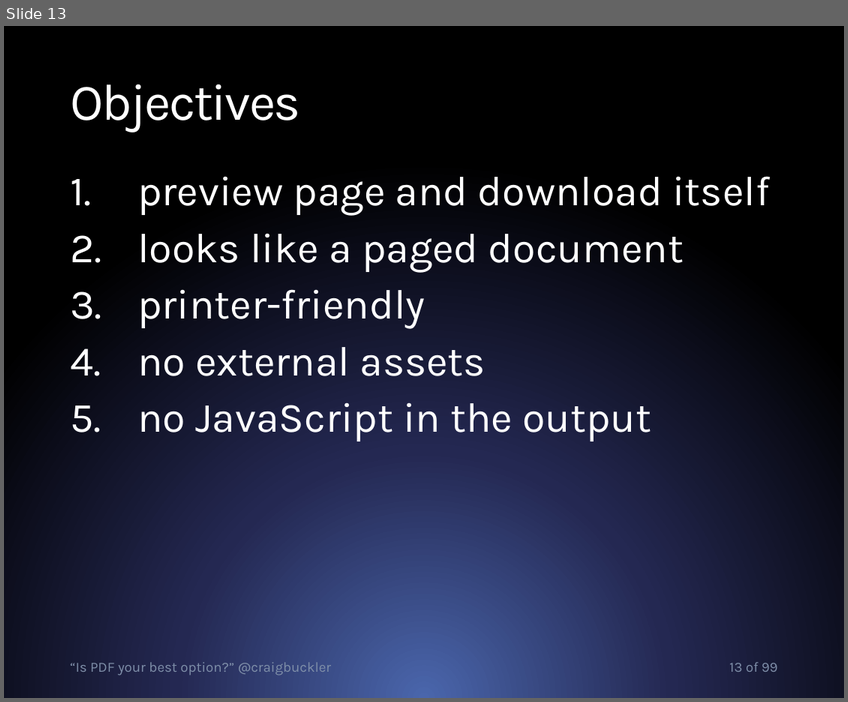
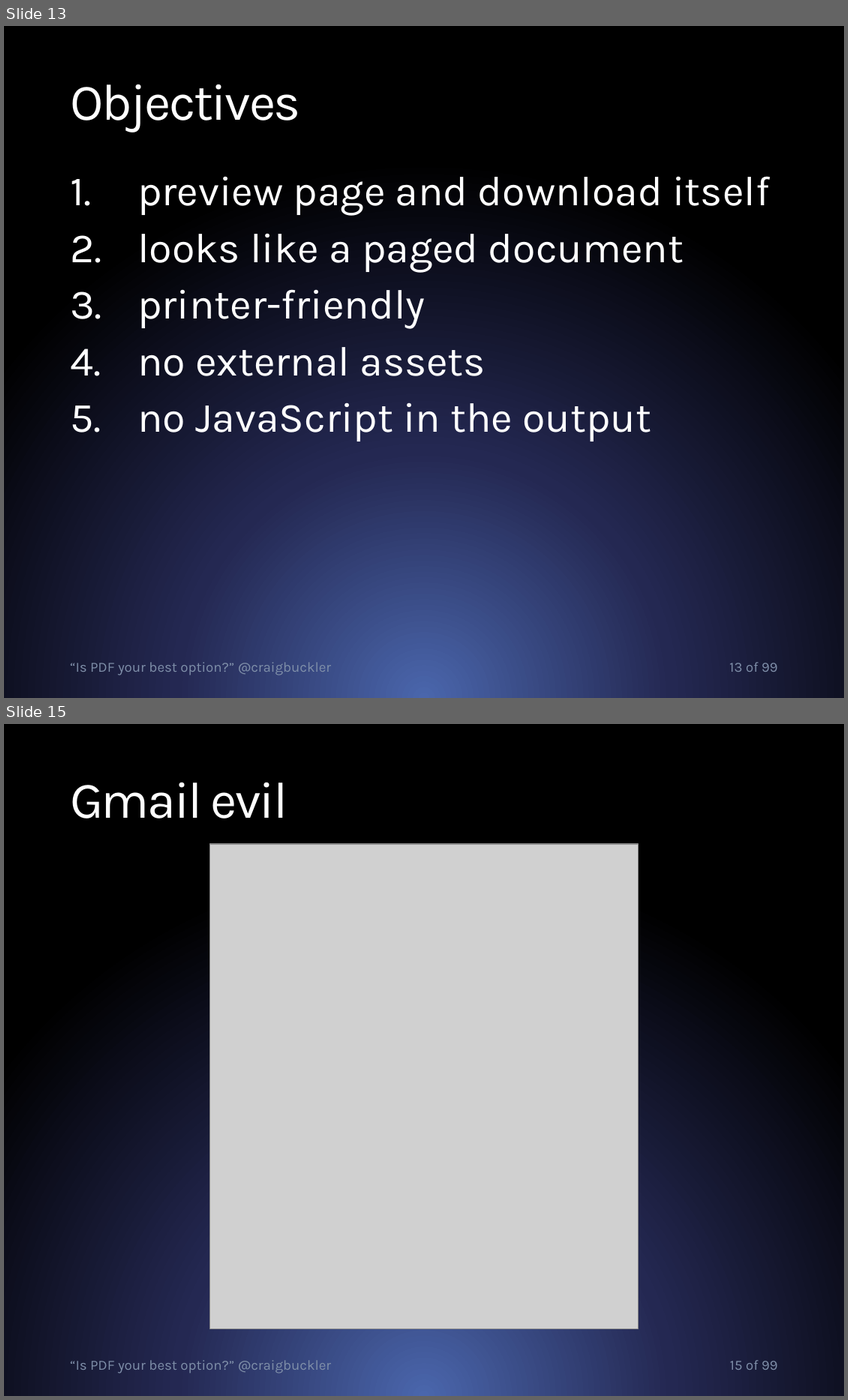
Before and after one commit to craigbuckler/html5-export, a slide deck: craigbuckler-pdf-html.pptx. Shown one above the other, each under a label of ours: slide 13 before the commit, slides 13 and 15 after it; the slides between them are not shown. The pictures are 848x702 and 848x1400 pixels, drawn with LibreOffice and Linux fonts; fonts in the diff are those of the drawing; grey boxes stand for pictures. Boxes give left, top, right and bottom in pixels: in the first picture for what was removed or moved away, otherwise in the second. Text is boxed around its words. In the diff, an @@ line names an element or a change of style, - is before the commit and + after.

```diff
--- a/craigbuckler-pdf-html.pptx
+++ b/craigbuckler-pdf-html.pptx
@@ slide 15 added at (4, 724, 844, 1396), background gradient #4A66AC to #242852 to #000000 @@
@@ title added at (70, 782, 288, 818), 44.3 pt, text #FFFFFF @@
+Gmail evil
@@ picture added at (210, 844, 638, 1328) @@
@@ text added at (70, 1360, 331, 1374), 12.1 pt, text #7F8FA9 @@
+“Is PDF your best option?” @craigbuckler
@@ page number added at (730, 1360, 778, 1370), 12.1 pt, text #7F8FA9 @@
+15 of 99
```
Also in this commit, not shown: 1 slide changed, 4 other slides added, 6 other files.
